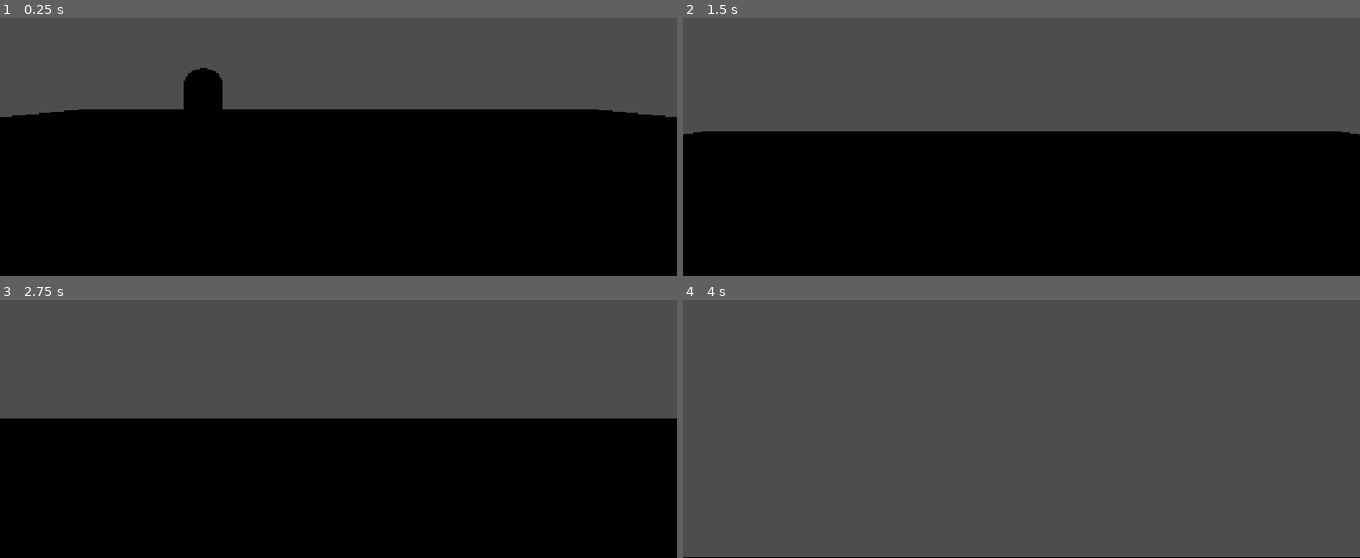
Above: before the commit, frames 1-4 (two rows, left to right).
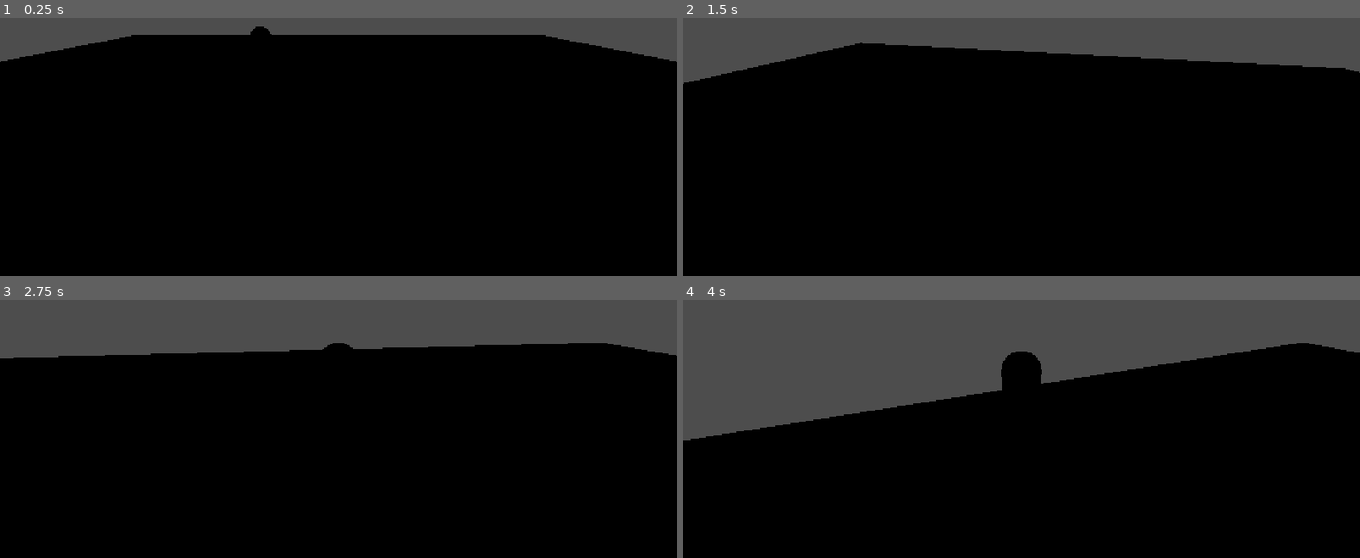
Above: after the commit, the same moments.

Repository: alejo000111/ParcialDesarrolloVideojuegos
Game: Godot game, scene res://Nivel.tscn
Same seed, same stepped clock (60 frames per second), same inputs: the game is played once before the commit and once after it.
Inputs (mouse positions are in pixels of both pictures, inside the frame that each line leads up to):
- Up to frame 1 (0.25 s): no input
- Up to frame 2 (1.5 s): move the mouse to (1055, 85) at 0.52 s; hold E (accion) 0.53-1.28 s; hold W (move_up) from 0.53 s (still down); tap Space (saltar) at 0.77 s; move the mouse to (987, 87) at 1.27 s; tap E (accion) at 1.35 s
- Up to frame 3 (2.75 s): keep holding W (move_up); tap Space (saltar) at 1.52 s; move the mouse to (352, 361) at 2.02 s; hold E (accion) from 2.03 s (still down)
- Up to frame 4 (4 s): keep holding W (move_up); move the mouse to (1014, 374) at 2.77 s; release E (accion) at 2.78 s; tap E (accion) at 2.85 s; tap Space (saltar) at 3.02, 3.77 s; move the mouse to (1068, 372) at 3.52 s; hold E (accion) from 3.53 s (still down)

The runs differ from the first frame. In frame 1, 26% of the frame differs, in the area x 0-100%, y 3-39%; in frame 2, 28%; in frame 3, 27%; in frame 4, 66%, in the area x 0-100%, y 16-100%.

Commit message:
Punto 4: Corregida la jerarquía de la cámara, anidar Camera3D en SPringArm3D

Diff:
--- a/Jugador.tscn
+++ b/Jugador.tscn
@@ -1,7 +1,7 @@
-[gd_scene load_steps=6 format=3]
+[gd_scene format=3 uid="uid://dptindt2vvav0"]
 
-[ext_resource type="Script" path="res://Assets/jugador.gd" id="1_jug"]
-[ext_resource type="Script" path="res://Assets/camara_orbital.gd" id="2_cam"]
+[ext_resource type="Script" uid="uid://0hsuqscf0jsj" path="res://Assets/jugador.gd" id="1_jug"]
+[ext_resource type="Script" uid="uid://jlocdja3c3p4" path="res://Assets/camara_orbital.gd" id="2_cam"]
 
 [sub_resource type="CapsuleMesh" id="CapsuleMesh_jug"]
 radius = 0.35
@@ -14,27 +14,27 @@
 radius = 0.35
 height = 1.75
 
-[node name="Jugador" type="Node3D"]
+[node name="Jugador" type="Node3D" unique_id=793116607]
 
-[node name="Cuerpo" type="CharacterBody3D" parent="." groups=["player"] node_paths=PackedStringArray("camara")]
+[node name="Cuerpo" type="CharacterBody3D" parent="." unique_id=152024445 node_paths=PackedStringArray("camara") groups=["player"]]
 script = ExtResource("1_jug")
-camara = NodePath("Camera3D")
+camara = NodePath("SpringArm3D/Camera3D")
 
-[node name="MeshInstance3D" type="MeshInstance3D" parent="Cuerpo"]
+[node name="MeshInstance3D" type="MeshInstance3D" parent="Cuerpo" unique_id=275441175]
 transform = Transform3D(1, 0, 0, 0, 1, 0, 0, 0, 1, 0, 0.875, 0)
 mesh = SubResource("CapsuleMesh_jug")
 surface_material_override/0 = SubResource("StandardMaterial3D_jug")
 
-[node name="CollisionShape3D" type="CollisionShape3D" parent="Cuerpo"]
+[node name="CollisionShape3D" type="CollisionShape3D" parent="Cuerpo" unique_id=1083866975]
 transform = Transform3D(1, 0, 0, 0, 1, 0, 0, 0, 1, 0, 0.875, 0)
 shape = SubResource("CapsuleShape3D_jug")
 
-[node name="SpringArm3D" type="SpringArm3D" parent="Cuerpo" node_paths=PackedStringArray("objetivo")]
+[node name="SpringArm3D" type="SpringArm3D" parent="Cuerpo" unique_id=1980870878 node_paths=PackedStringArray("objetivo")]
 transform = Transform3D(1, 0, 0, 0, 0.9397, 0.342, 0, -0.342, 0.9397, 0, 1.4, 0)
 spring_length = 4.0
 margin = 0.2
 script = ExtResource("2_cam")
 objetivo = NodePath("..")
 
-[node name="Camera3D" type="Camera3D" parent="Cuerpo"]
-transform = Transform3D(1, 0, 0, 0, 1, 0, 0, 0, 1, 0, 1.4, 0)
+[node name="Camera3D" type="Camera3D" parent="Cuerpo/SpringArm3D" unique_id=1315350197]
+transform = Transform3D(1, 0, 0, 0, 0.99999994, 0, 0, 0, 0.99999994, 0, 0, 0)
